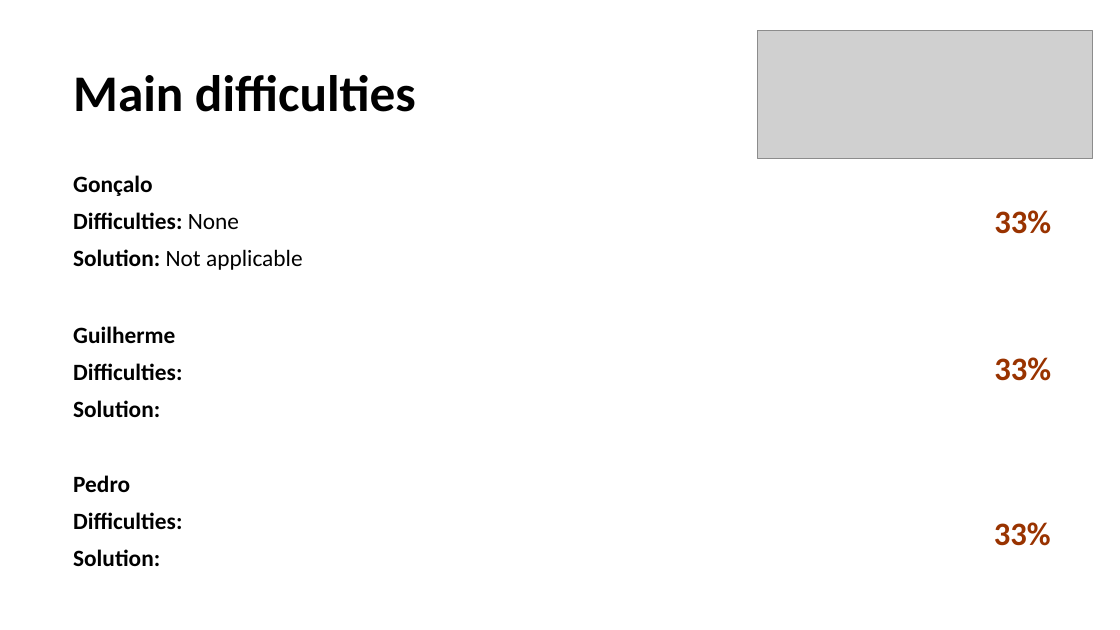
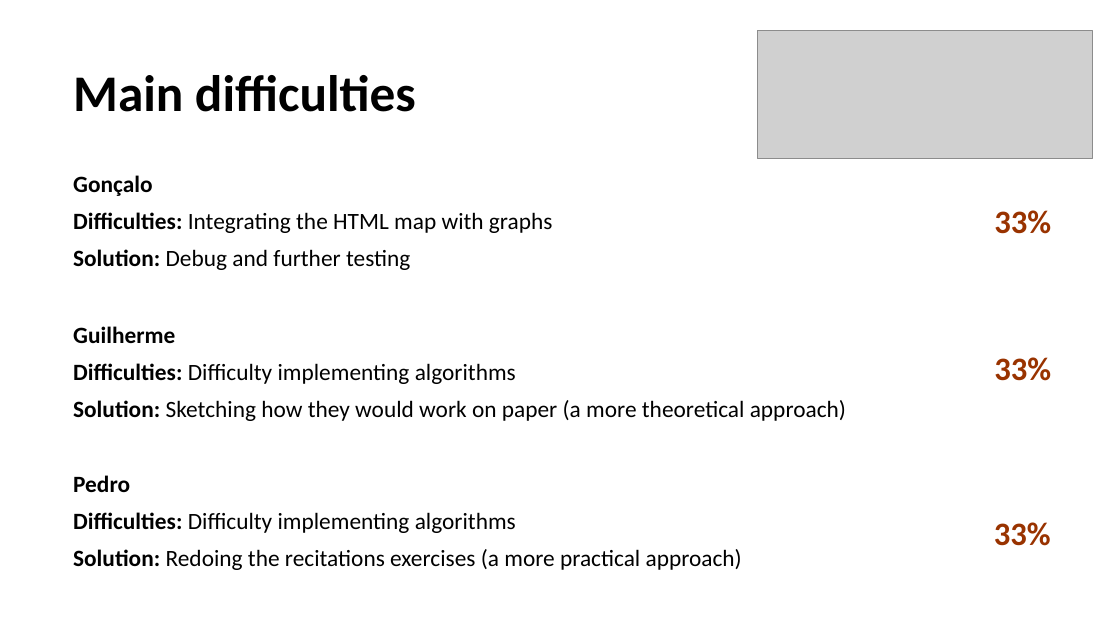
Before and after one commit to gpe0/AED-2, a slide deck: slide 10 of AED2.pptx (slide 9 before the commit). Drawn at 1120x630 pixels with LibreOffice and Linux fonts; fonts in the diff are those of the drawing; grey boxes stand for pictures. Boxes give left, top, right and bottom in pixels: in the first picture for what was removed or moved away, otherwise in the second. Text is boxed around its words. In the diff, an @@ line names an element or a change of style, - is before the commit and + after.

```diff
--- a/AED2.pptx
+++ b/AED2.pptx
@@ text at [73, 212, 553, 270]: text changed; bold off @@
-Difficulties: None
-Solution: Not applicable
+Difficulties: Integrating the HTML map with graphs
+Solution: Debug and further testing
@@ text at [73, 363, 846, 421]: text changed; bold off @@
-Difficulties:
-Solution:
+Difficulties: Difficulty implementing algorithms
+Solution: Sketching how they would work on paper (a more theoretical approach)
@@ text at [73, 512, 742, 570]: text changed; bold off @@
-Difficulties:
-Solution:
+Difficulties: Difficulty implementing algorithms
+Solution: Redoing the recitations exercises (a more practical approach)
```
Also in this commit, not shown: 3 other slides changed, 2 slides added, 1 slide removed.
